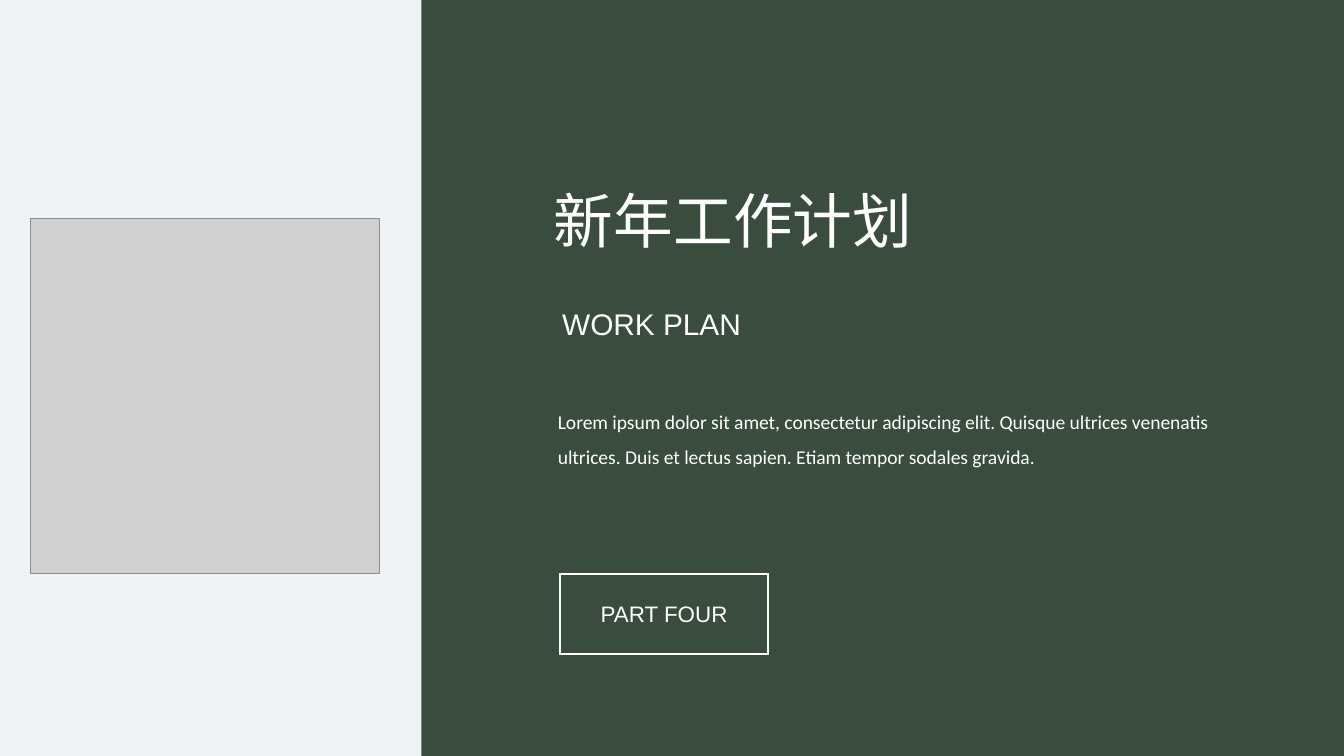
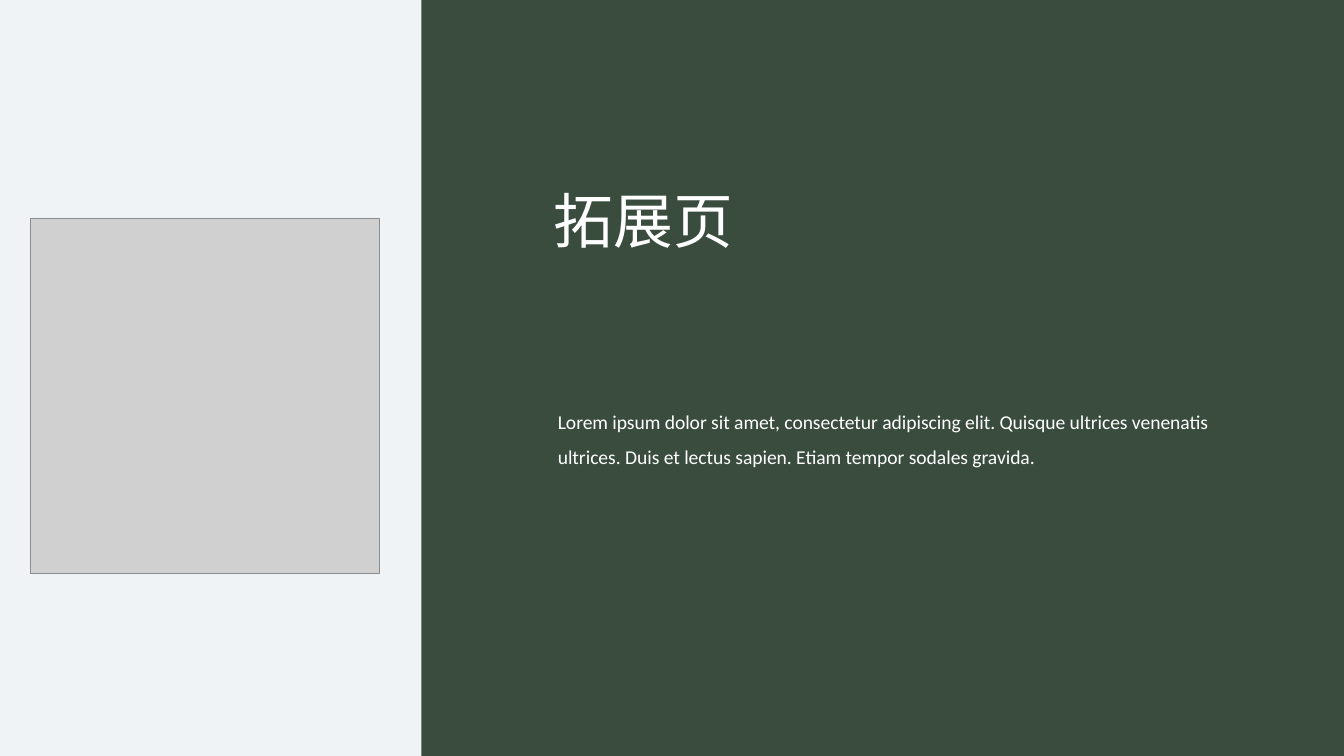
Before and after one commit to HTML-Worker/Design_Pattern_Sharing, a slide deck: slide 24 of doc/设计模式.pptx (slide 18 before the commit). Drawn at 1344x756 pixels with LibreOffice and Linux fonts; fonts in the diff are those of the drawing; grey boxes stand for pictures. Boxes give left, top, right and bottom in pixels: in the first picture for what was removed or moved away, otherwise in the second. Text is boxed around its words. In the diff, an @@ line names an element or a change of style, - is before the commit and + after.

```diff
--- a/doc/设计模式.pptx
+++ b/doc/设计模式.pptx
@@ text at (554,193,733,248): text changed @@
-新年工作计划
+拓展页
@@ text removed at (562,314,741,336) @@
-WORK PLAN
@@ rectangle removed at (560,574,769,655) @@
-PART FOUR
```
Also in this commit, not shown: 6 other slides changed, 16 slides added, 13 slides removed, 1 other file.
